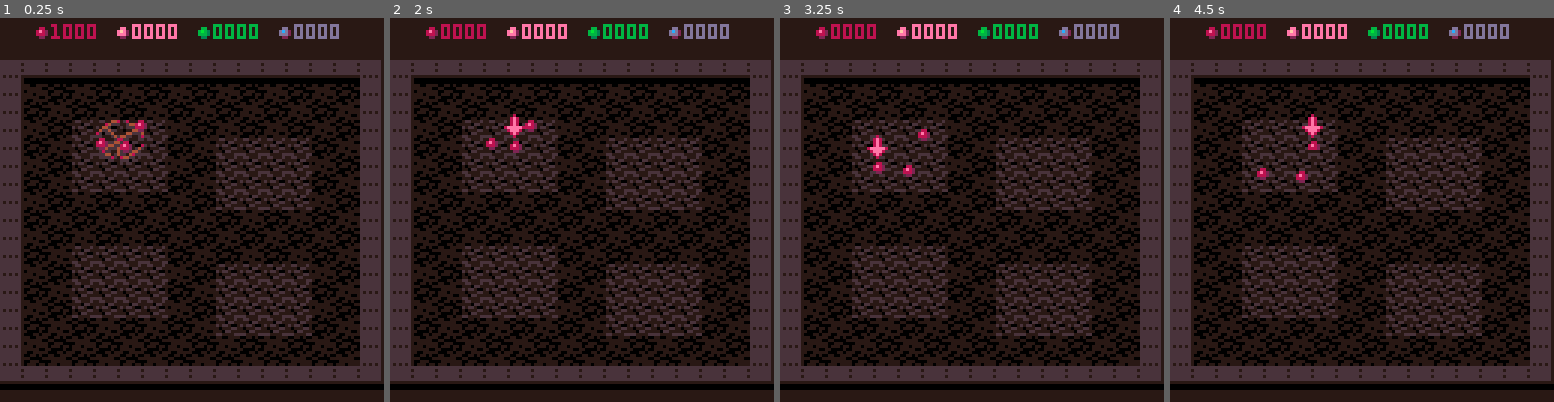
Above: before the commit, frames 1-4 (left to right).
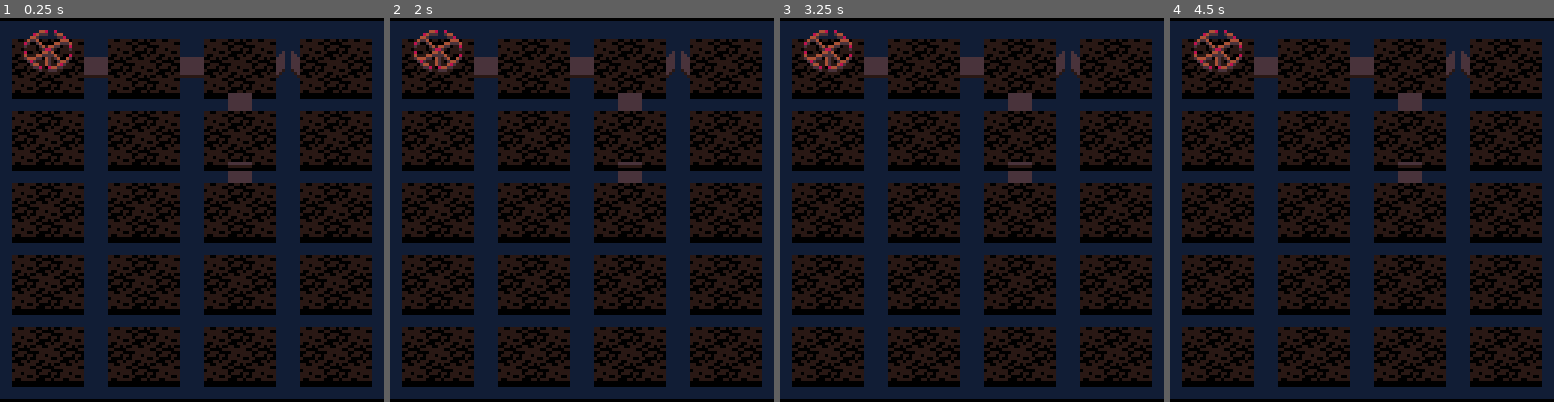
Above: after the commit, the same moments.

Repository: erwinbonsma/WhereToRootPico8
Game: PICO-8 cartridge wheretoroot.p8
Same seed, same stepped clock (60 frames per second), same inputs: the game is played once before the commit and once after it.
Inputs:
- Up to frame 1 (0.25 s): no input
- Up to frame 2 (2 s): tap X (X key) at 0.33, 1.07, 1.85 s; hold Right from 1.6 s (still down)
- Up to frame 3 (3.25 s): release Right at 2.1 s; hold Up 2.15-2.42 s; hold Right 2.47-3.03 s; tap X (X key) at 2.97 s; hold Left from 3.08 s (still down)
- Up to frame 4 (4.5 s): release Left at 3.58 s; hold Down 3.63-3.97 s; hold Right from 4.02 s (still down); tap X (X key) at 4.08 s

The runs differ from the first frame. In frame 1, 73% of the frame differs, in the area x 0-100%, y 0-100%; in frame 2, 73%; in frame 3, 73%; in frame 4, 73%.

Commit message:
Add level menu mock-up

Diff:
--- a/wheretoroot.p8
+++ b/wheretoroot.p8
@@ -119,14 +119,14 @@
  o=setmetatable(o or {},self)
  self.__index=self
 
- o.w=o.w or 128
- o.h=o.h or 144
+ o.nrows=o.nrows or 18
+ o.ncols=o.ncols or 16
 
  o.head={
   x=0,y=-100,r=0
  }
  o.tail={
-  x=0,y=o.h+100,r=0
+  x=0,y=o.nrows*8+100,r=0
  }
  o.head._nxt=o.tail
  o.tail._prv=o.head
@@ -242,8 +242,8 @@
  x,y
 )
  return (
-  x<0 or x>=self.w or
-  y<0 or y>=self.h
+  x<0 or x>=self.ncols*8 or
+  y<0 or y>=self.nrows*8
  )
 end
 
@@ -469,17 +469,17 @@
 function cellgrid:draw()
  assert(self.mx!=nil)
  local drawunit=nil
- for row=0,17 do
+ for row=1,self.nrows do
   palt(7,true)
   palt(0,false)
   map(
-   self.mx,self.my+row,
-   0,row*6-2,16,1
+   self.mx,self.my+row-1,
+   0,row*6-8,self.ncols,1
   )
   pal(0)
 
   drawunit=self:draw_units(
-   drawunit,(row+1)*cellsz
+   drawunit,row*cellsz
   )
  end
 end
@@ -910,7 +910,7 @@
  o.r=o.r or tree_r
  o.maxseeds=o.maxseeds or 3
 
- o.age=0
+ o.age=o.age or 0
  o.rate_refresh=0
 
  o.seeds=nil
@@ -1322,9 +1322,8 @@
 -->8
 --main
 
-function _init()
- local lowrez=false
- local ld=level_defs[1].data
+function load_level(level)
+ local ld=level_defs[level].data
 
  areas={}
  for args in all(ld.goals) do
@@ -1356,7 +1355,9 @@
   add(players,plyr)
   grid:add_observer(plyr)
  end
-
+end
+
+function _init()
  pal({
   [1]=-16,--dark brown (bg)
   [8]=-8, --dark red
@@ -1366,15 +1367,19 @@
   [6]=-15
  },1)
 
- if lowrez then
-  poke(0x5f2c,3)
-  camera(8,40)
- else
-  camera(0,-16)
- end
-end
-
-function _update()
+ --game_init()
+ levelpick_init()
+end
+
+function game_init()
+ load_level(2)
+
+ _draw=game_draw
+ _update=game_update
+ camera(0,-16)
+end
+
+function game_update()
  if goal.winner==nil then
   grid:update_units()
 
@@ -1390,7 +1395,7 @@
  end
 end
 
-function _draw()
+function game_draw()
  cls(1)
 
  --draw map and units on ground
@@ -1405,6 +1410,32 @@
  goal:draw()
 end
 
+function levelpick_init()
+ _draw=levelpick_draw
+ _update=levelpick_update
+
+ camera(4,-1)
+ grid=cellgrid:new({
+  mx=0,my=18,nrows=21,ncols=17
+ })
+
+ t=tree:new(19,19,{
+  family=families[1],
+  age=1
+ })
+end
+
+function levelpick_draw()
+ cls()
+
+ grid:draw()
+ t:draw()
+ t:draw_crown()
+end
+
+function levelpick_update()
+end
+
 
 
 
@@ -1662,7 +1693,7 @@
 
 
 __gff__
-0000000000000000000000000000000000000000000000000000000000000000000000000000000000000000000000000000000000000000000000000000000000000104040000000202020202000000000000000000000000000000000000000000000000000000000000000000000000000000000000000000040402020202
+0000000000000000000000000000000000000000000000000000000000000000000000000000000000000000000000000000000000000000000000000000000000000104040404000202020202000000000000000000000000000000000000000000000000000000000000000000000000000000000000000000040402020202
 0000000000000000000000000000000000000000000000000000000000000000000000000000000000000000000000000000000000000000000000000000000000000000000000000000000000000000000000000000000000000000000000000000000000000000000000000000000000000000000000000000000000000000
 __map__
 4c49494949494949494949494949494a4c49494949494949494949494949494a000000000000000000000000000000000000000000000000000000000000000000000000000000000000000000000000000000000000000000000000000000000000000000000000000000000000000000000000000000000000000000000000
@@ -1683,3 +1714,17 @@
 4a43434041404140414041404140414a4a40414041404140414041404140414a000000000000000000000000000000000000000000000000000000000000000000000000000000000000000000000000000000000000000000000000000000000000000000000000000000000000000000000000000000000000000000000000
 4a44444140414041404140414041404a4a41404140414041404140414041404a000000000000000000000000000000000000000000000000000000000000000000000000000000000000000000000000000000000000000000000000000000000000000000000000000000000000000000000000000000000000000000000000
 4949494949494949494949494949494b4949494949494949494949494949494b000000000000000000000000000000000000000000000000000000000000000000000000000000000000000000000000000000000000000000000000000000000000000000000000000000000000000000000000000000000000000000000000
+4444444444444444444444444444444444000000000000000000000000000000000000000000000000000000000000000000000000000000000000000000000000000000000000000000000000000000000000000000000000000000000000000000000000000000000000000000000000000000000000000000000000000000
+4440414044404140444041404440414044000000000000000000000000000000000000000000000000000000000000000000000000000000000000000000000000000000000000000000000000000000000000000000000000000000000000000000000000000000000000000000000000000000000000000000000000000000
+4441404150414041504140415141404144000000000000000000000000000000000000000000000000000000000000000000000000000000000000000000000000000000000000000000000000000000000000000000000000000000000000000000000000000000000000000000000000000000000000000000000000000000
+4440414045404140454041404640414044000000000000000000000000000000000000000000000000000000000000000000000000000000000000000000000000000000000000000000000000000000000000000000000000000000000000000000000000000000000000000000000000000000000000000000000000000000
+4443434344434343444350434443434344000000000000000000000000000000000000000000000000000000000000000000000000000000000000000000000000000000000000000000000000000000000000000000000000000000000000000000000000000000000000000000000000000000000000000000000000000000
+4440414044404140444041404440414044000000000000000000000000000000000000000000000000000000000000000000000000000000000000000000000000000000000000000000000000000000000000000000000000000000000000000000000000000000000000000000000000000000000000000000000000000000
+4441404144414041444140414441404144000000000000000000000000000000000000000000000000000000000000000000000000000000000000000000000000000000000000000000000000000000000000000000000000000000000000000000000000000000000000000000000000000000000000000000000000000000
+4440414044404140444041404440414044000000000000000000000000000000000000000000000000000000000000000000000000000000000000000000000000000000000000000000000000000000000000000000000000000000000000000000000000000000000000000000000000000000000000000000000000000000
+4443434344434343444352434443434344000000000000000000000000000000000000000000000000000000000000000000000000000000000000000000000000000000000000000000000000000000000000000000000000000000000000000000000000000000000000000000000000000000000000000000000000000000
+4440414044404140444041404440414044000000000000000000000000000000000000000000000000000000000000000000000000000000000000000000000000000000000000000000000000000000000000000000000000000000000000000000000000000000000000000000000000000000000000000000000000000000
+4441404144414041444140414441404144000000000000000000000000000000000000000000000000000000000000000000000000000000000000000000000000000000000000000000000000000000000000000000000000000000000000000000000000000000000000000000000000000000000000000000000000000000
+4440414044404140444041404440414044000000000000000000000000000000000000000000000000000000000000000000000000000000000000000000000000000000000000000000000000000000000000000000000000000000000000000000000000000000000000000000000000000000000000000000000000000000
+4443434344434343444343434443434344000000000000000000000000000000000000000000000000000000000000000000000000000000000000000000000000000000000000000000000000000000000000000000000000000000000000000000000000000000000000000000000000000000000000000000000000000000
+4440414044404140444041404440414044000000000000000000000000000000000000000000000000000000000000000000000000000000000000000000000000000000000000000000000000000000000000000000000000000000000000000000000000000000000000000000000000000000000000000000000000000000
Not shown, changed: 23 lines of the sprite sheet (__gfx__) section of wheretoroot.p8
